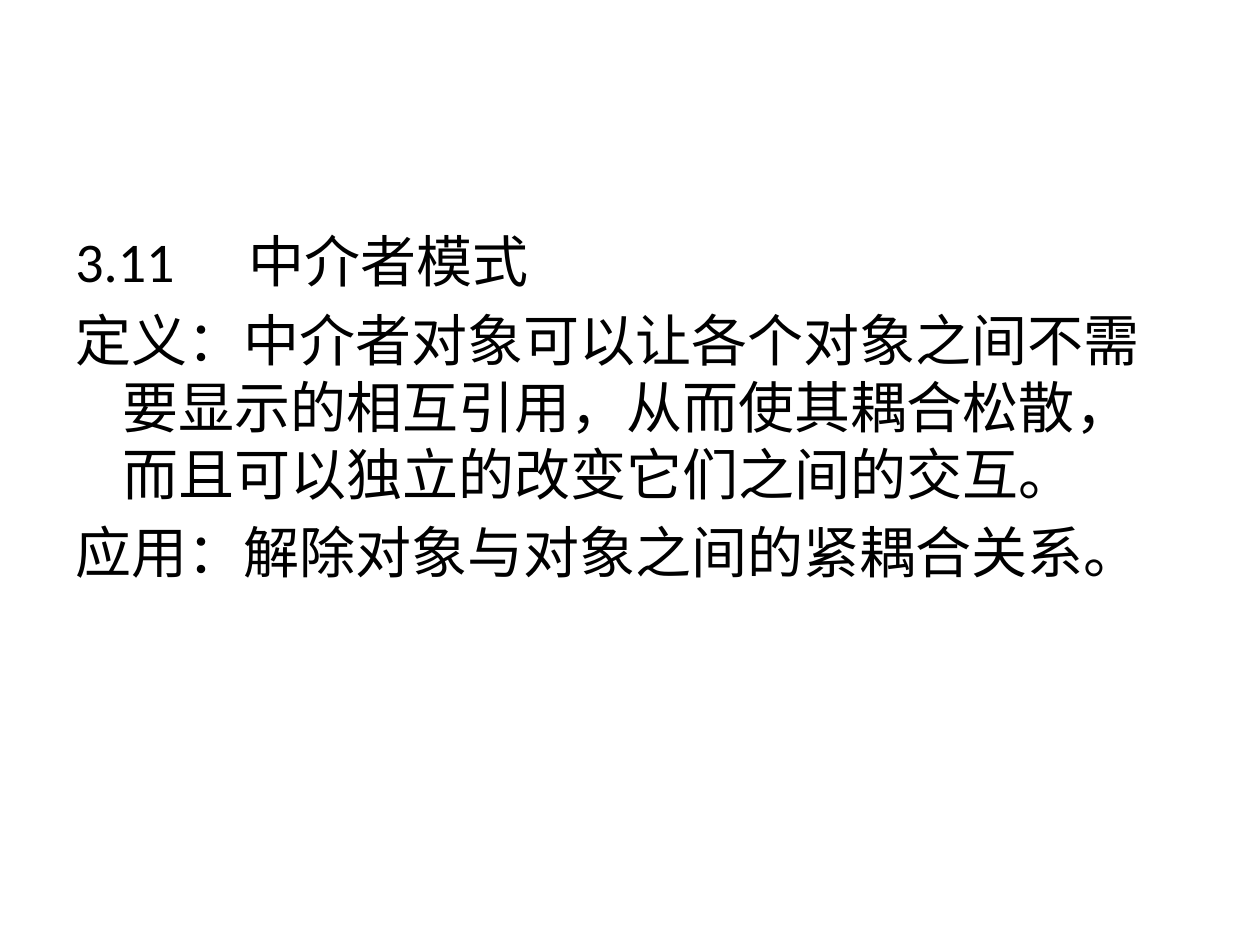
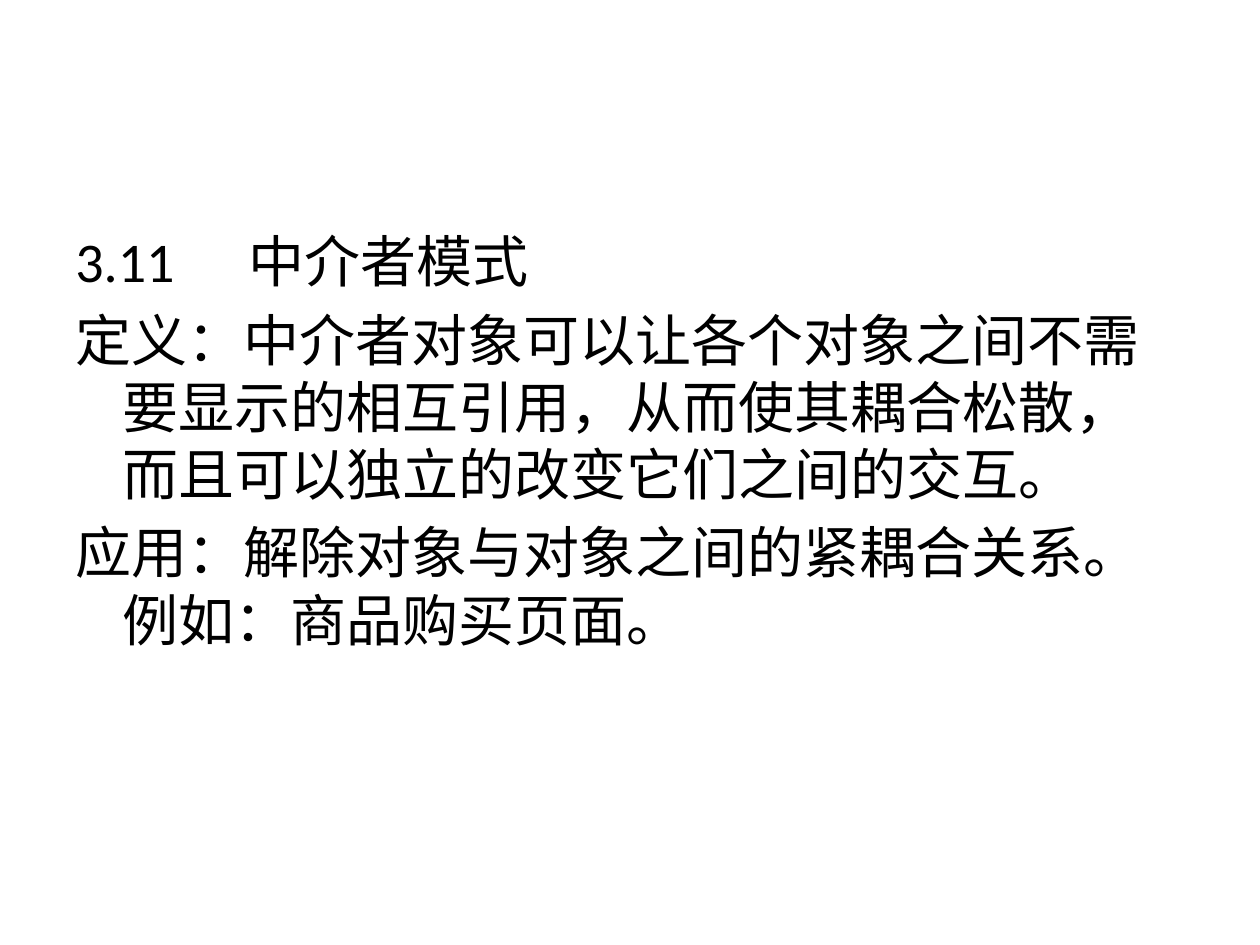
Before and after one commit to pskeeter/oop, a slide deck: slide 38 of 恒拓PPT模板.pptx. Drawn at 1260x945 pixels with LibreOffice and Linux fonts; fonts in the diff are those of the drawing; background and template pictures are left out. Boxes give left, top, right and bottom in pixels: in the first picture for what was removed or moved away, otherwise in the second. Text is boxed around its words. In the diff, an @@ line names an element or a change of style, - is before the commit and + after.

```diff
--- a/恒拓PPT模板.pptx
+++ b/恒拓PPT模板.pptx
@@ text at (x1=75, y1=525, x2=1139, y2=646): text changed @@
-应用：解除对象与对象之间的紧耦合关系。
+应用：解除对象与对象之间的紧耦合关系。例如：商品购买页面。
```
Also in this commit, not shown: 7 other slides changed, 4 other files.
